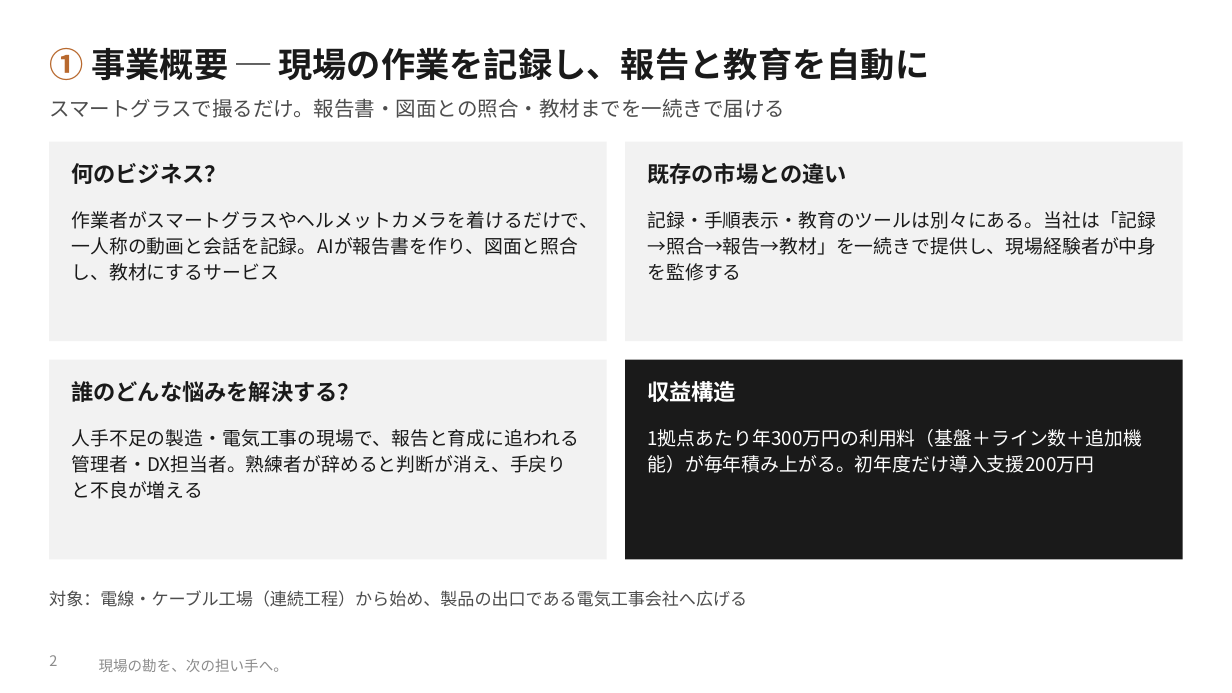
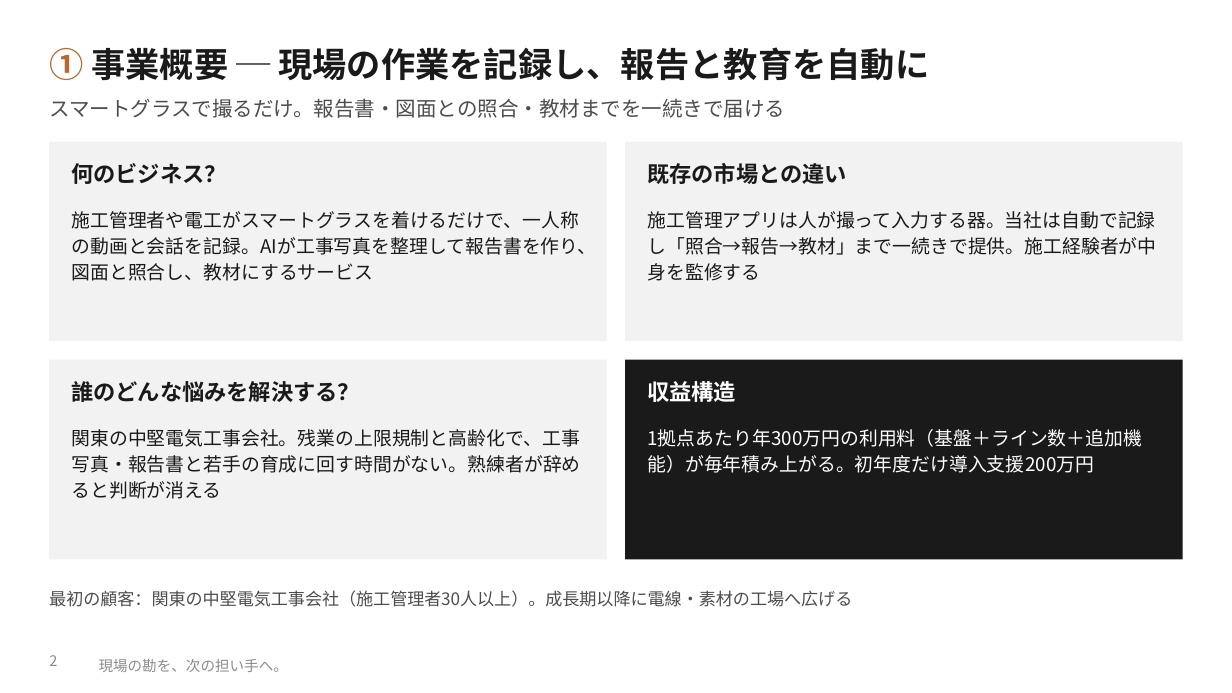
Before and after one commit to SEITOSHIKI/-ai-commute-audio-, a slide deck: slide 2 of deck/令和の虎_事業計画書_三現ワークス.pptx. Drawn at 1232x693 pixels with LibreOffice and Linux fonts; fonts in the diff are those of the drawing; background and template pictures are left out. Boxes give left, top, right and bottom in pixels: in the first picture for what was removed or moved away, otherwise in the second. Text is boxed around its words. In the diff, an @@ line names an element or a change of style, - is before the commit and + after.

```diff
--- a/deck/令和の虎_事業計画書_三現ワークス.pptx
+++ b/deck/令和の虎_事業計画書_三現ワークス.pptx
@@ text at box(71, 211, 596, 281): text changed @@
-作業者がスマートグラスやヘルメットカメラを着けるだけで、一人称の動画と会話を記録。AIが報告書を作り、図面と照合し、教材にするサービス
+施工管理者や電工がスマートグラスを着けるだけで、一人称の動画と会話を記録。AIが工事写真を整理して報告書を作り、図面と照合し、教材にするサービス
@@ text at box(647, 211, 1156, 281): text changed @@
-記録・手順表示・教育のツールは別々にある。当社は「記録→照合→報告→教材」を一続きで提供し、現場経験者が中身を監修する
+施工管理アプリは人が撮って入力する器。当社は自動で記録し「照合→報告→教材」まで一続きで提供。施工経験者が中身を監修する
@@ text at box(71, 429, 580, 499): text changed @@
-人手不足の製造・電気工事の現場で、報告と育成に追われる管理者・DX担当者。熟練者が辞めると判断が消え、手戻りと不良が増える
+関東の中堅電気工事会社。残業の上限規制と高齢化で、工事写真・報告書と若手の育成に回す時間がない。熟練者が辞めると判断が消える
@@ text at box(49, 590, 852, 607): text changed @@
-対象：電線・ケーブル工場（連続工程）から始め、製品の出口である電気工事会社へ広げる
+最初の顧客：関東の中堅電気工事会社（施工管理者30人以上）。成長期以降に電線・素材の工場へ広げる
```
Also in this commit, not shown: 9 other slides changed, 5 slides added, 2 slides removed, 16 other files.
